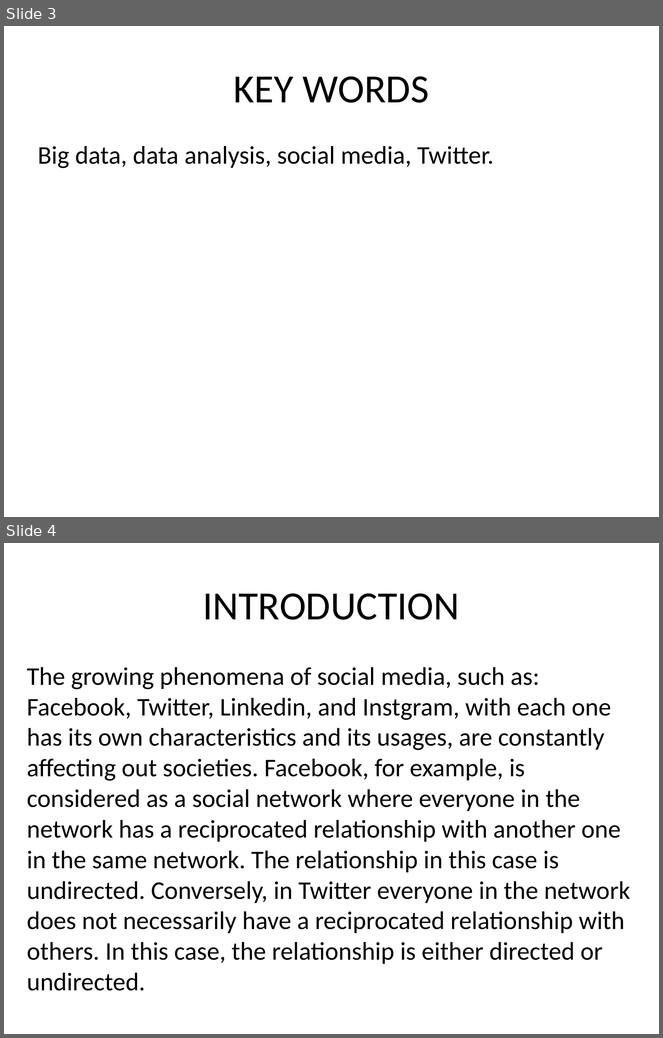
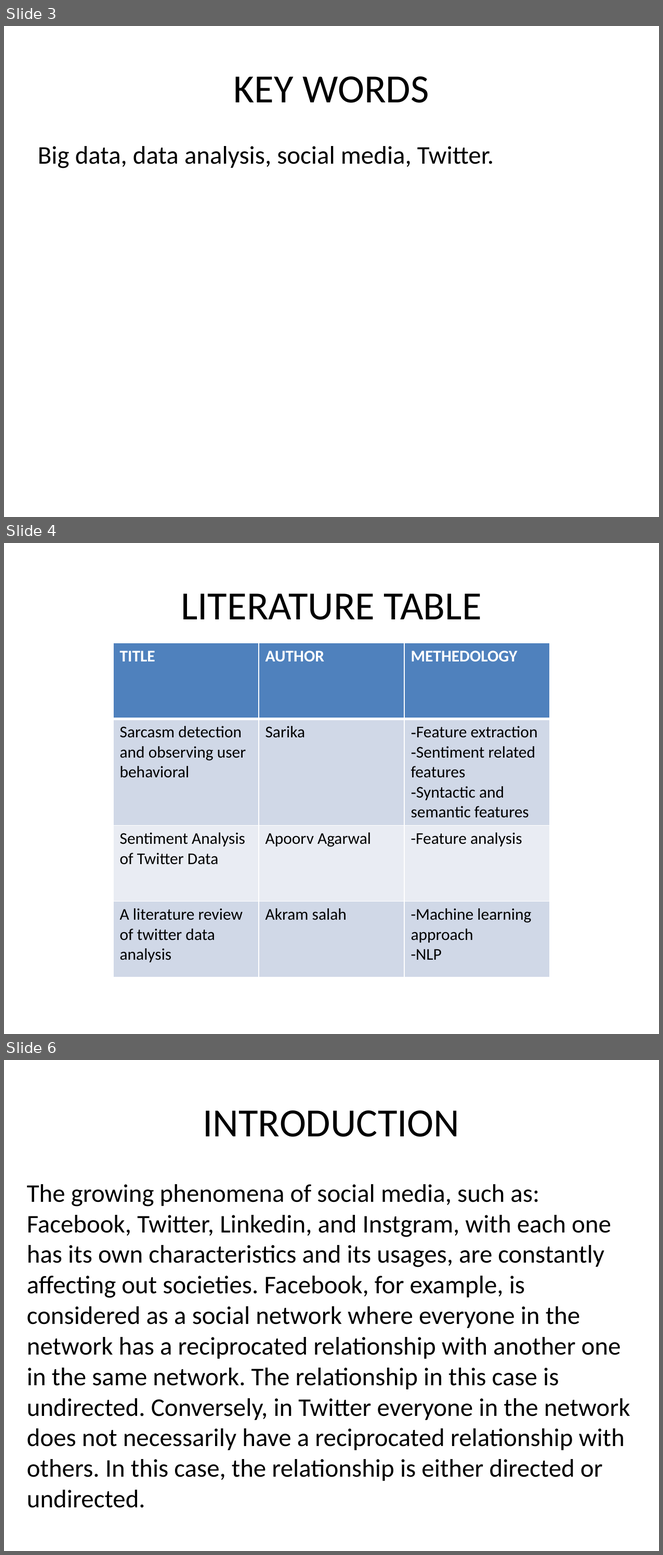
Before and after one commit to sowmyareddyvangala/project, a slide deck: Literature survey.pptx. Shown one above the other, each under a label of ours: slides 3 and 4 before the commit, slides 3, 4 and 6 after it; the slides between them are not shown. The pictures are 663x1038 and 663x1555 pixels, drawn with LibreOffice and Linux fonts; fonts in the diff are those of the drawing. Boxes give left, top, right and bottom in pixels: in the first picture for what was removed or moved away, otherwise in the second. Text is boxed around its words. In the diff, an @@ line names an element or a change of style, - is before the commit and + after.

```diff
--- a/Literature survey.pptx
+++ b/Literature survey.pptx
@@ slide 4 added at (4, 543, 659, 1034), background #FFFFFF @@
@@ title added at (181, 593, 482, 620), 44 pt, text #000000 @@
+LITERATURE TABLE
@@ table added at (113, 643, 550, 976), 4 rows, 3 columns @@
+TITLE | AUTHOR | METHEDOLOGY
+Sarcasm detection and observing user behavioral | Sarika | Feature extraction / Sentiment related features / Syntactic and semantic features
+Sentiment Analysis of Twitter Data | Apoorv Agarwal | -Feature analysis
+A literature review of twitter data analysis | Akram salah | -Machine learning approach / -NLP
@@ what was slide 4 is now slide 6 @@
```
Also in this commit, not shown: 1 other slide added.
